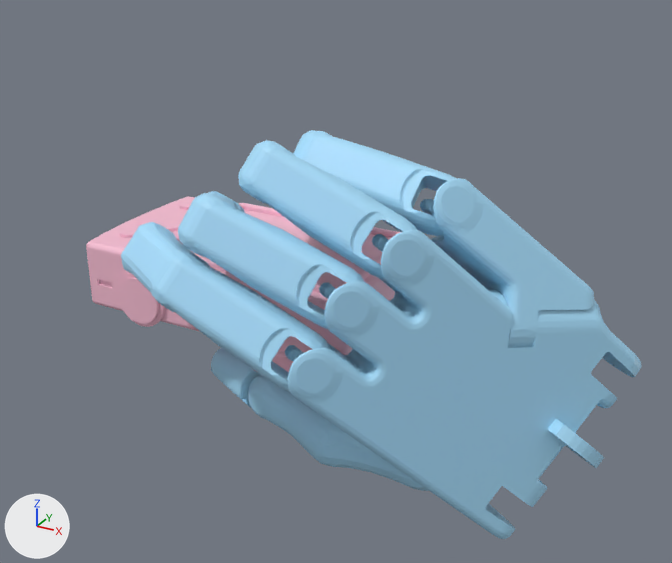
One commit to the glTF model static/data/3dmodel/ShadowHand/contactdb+camera/5.glb: the scene before it, then after it.
Before and after are seen from a 50 mm lens placed at (0.185, -0.275, 0.144), pointed at (0.034, -0.001, 0.007). The axes (+X, +Y, +Z) are drawn at lower left. The lights are the same throughout. Where no turn or scale is listed for an object, it has been applied to the vertices.

Names of what the first picture shows: 'geometry_0'.
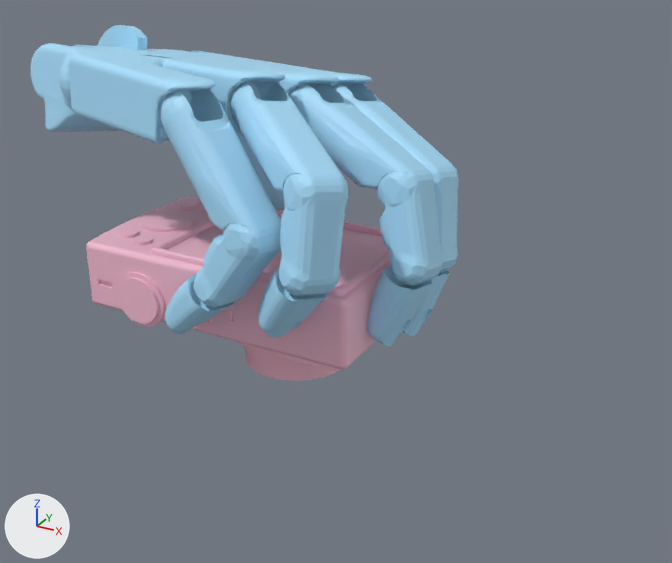
Patch to the scene script:
```diff
--- a/static/data/3dmodel/ShadowHand/contactdb+camera/5.glb.py
+++ b/static/data/3dmodel/ShadowHand/contactdb+camera/5.glb.py
@@ me_geometry_0 @@
-me_geometry_0.from_pydata(...)  # 27272 vertices, 54210 faces; spans x -0.06..0.141, y -0.074..0.039, z -0.071..0.068
+me_geometry_0.from_pydata(...)  # 27272 vertices, 54210 faces; spans x -0.094..0.077, y -0.054..0.061, z -0.04..0.088
+# me_geometry_0 part 1: the loose piece of 3477 vertices spanning x 0.047..0.141, y -0.073..0.035, z -0.071..0.048 is multiplied about its middle by the matrix ((-0.588, -0.65, 0.482), (-0.109, -0.526, -0.843), (0.801, -0.548, 0.239)), then moved by (-0.127, 0.035, 0.08)
+# me_geometry_0 part 2: the loose piece of 90 vertices spanning x 0.099..0.136, y -0.011..0.023, z -0.049..-0.021 is multiplied about its middle by the matrix ((-0.588, -0.65, 0.482), (-0.109, -0.526, -0.843), (0.801, -0.548, 0.239)), then moved by (-0.193, 0.014, 0.103)
+# me_geometry_0 part 3: the loose piece of 2386 vertices spanning x 0.078..0.125, y -0.016..0.039, z -0.065..0.004 is multiplied about its middle by the matrix ((-0.588, -0.65, 0.482), (-0.109, -0.526, -0.843), (0.801, -0.548, 0.239)), then moved by (-0.169, 0.003, 0.084)
+# me_geometry_0 part 4: the loose piece of 549 vertices spanning x 0.007..0.065, y -0.074..-0.051, z -0.002..0.036 is multiplied about its middle by the matrix ((-0.704, -0.583, 0.406), (-0.062, -0.519, -0.853), (0.708, -0.625, 0.328)), then moved by (0.008, 0.083, 0.039)
+# me_geometry_0 part 5: the loose piece of 224 vertices spanning x 0.023..0.042, y -0.023..0.015, z 0.031..0.066 is multiplied about its middle by the matrix ((-0.996, -0.03, -0.082), (0.077, -0.752, -0.654), (-0.042, -0.658, 0.752)), then moved by (0.033, 0.015, -0.015)
+# me_geometry_0 part 6: the loose piece of 2529 vertices spanning x 0.021..0.038, y 0.006..0.033, z 0.018..0.044 is multiplied about its middle by the matrix ((-0.903, -0.387, 0.189), (0.132, -0.668, -0.732), (0.41, -0.636, 0.654)), then moved by (0.033, -0.013, -0.025)
+# me_geometry_0 part 7: the loose piece of 224 vertices spanning x -0.016..0.024, y -0.074..-0.045, z 0.017..0.039 is multiplied about its middle by the matrix ((-0.586, -0.625, 0.517), (-0.134, -0.554, -0.822), (0.8, -0.55, 0.241)), then moved by (0.062, 0.054, 0.009)
+# me_geometry_0 part 8: the loose piece of 2529 vertices spanning x -0.01..0.012, y -0.037..-0.009, z 0.022..0.044 is multiplied about its middle by the matrix ((-0.705, -0.564, 0.43), (-0.091, -0.529, -0.844), (0.703, -0.634, 0.322)), then moved by (0.062, 0.011, -0.023)
+# me_geometry_0 part 9: the loose piece of 2529 vertices spanning x 0.008..0.027, y -0.017..0.011, z 0.03..0.054 is multiplied about its middle by the matrix ((-0.607, -0.784, 0.131), (0.116, -0.25, -0.961), (0.786, -0.569, 0.242)), then moved by (0.021, -0.038, -0.025)
+# me_geometry_0 part 10: the loose piece of 746 vertices spanning x 0.07..0.125, y -0.025..0.023, z -0.003..0.058 is multiplied about its middle by the matrix ((-0.624, -0.62, 0.476), (-0.013, -0.601, -0.799), (0.782, -0.505, 0.366)), then moved by (-0.126, -0.025, 0.046)
+# me_geometry_0 part 11: the loose piece of 207 vertices spanning x 0.034..0.095, y -0.036..-0.009, z -0.056..-0.027 is multiplied about its middle by the matrix ((-0.719, -0.541, 0.436), (0.12, -0.715, -0.689), (0.684, -0.443, 0.579)), then moved by (-0.09, 0.064, 0.082)
+# me_geometry_0 part 12: the loose piece of 633 vertices spanning x 0.005..0.056, y -0.031..0.0, z -0.056..-0.031 is multiplied about its middle by the matrix ((-0.267, -0.656, 0.706), (-0.475, -0.548, -0.689), (0.839, -0.519, -0.165)), then moved by (-0.043, 0.059, 0.053)
+# me_geometry_0 part 13: the loose piece of 2380 vertices spanning x -0.02..0.011, y -0.02..0.005, z -0.048..-0.029 is multiplied about its middle by the matrix ((-0.273, -0.654, 0.705), (-0.469, -0.55, -0.691), (0.84, -0.519, -0.157)), then moved by (-0.001, 0.059, 0.014)
+# me_geometry_0 part 14: 7 vertices moved within x -0.007..0.046, y -0.052..-0.006, z 0.001..0.067; 2075 vertices removed from x -0.001..0.087, y -0.067..-0.003, z 0.016..0.068; 4604 vertices added at x -0.011..0.07, y -0.054..0.014, z -0.007..0.081
 me_geometry_0.materials.append(mat_defaultmaterial)
```

Where the change shows, as pixel boxes [x1, y1, x2, y2] in the pictures (672 x 563 px; the box of a moved part takes in the faces that stretch with it):
'geometry_0', reshaped (23% narrower, 13% shorter)
    before: [86, 130, 641, 539]
    after: [31, 25, 459, 381]
part 1 of me_geometry_0, moved or reshaped
    before: [285, 230, 641, 539]
    after: [31, 43, 372, 134]
part 2 of me_geometry_0, moved or reshaped
    before: [548, 419, 604, 468]
    after: [97, 25, 147, 50]
part 3 of me_geometry_0, moved or reshaped (not visible before)
    after: [44, 93, 120, 132]
part 4 of me_geometry_0, moved or reshaped
    before: [162, 261, 331, 393]
    after: [332, 84, 449, 167]
part 5 of me_geometry_0, moved or reshaped
    before: [293, 130, 332, 161]
    after: [424, 162, 459, 272]
part 6 of me_geometry_0, moved or reshaped (not visible before)
    after: [402, 270, 449, 336]
part 7 of me_geometry_0, moved or reshaped
    before: [121, 222, 211, 312]
    after: [377, 167, 443, 285]
part 8 of me_geometry_0, moved or reshaped
    before: [235, 202, 245, 213]
    after: [367, 268, 432, 347]
part 9 of me_geometry_0, moved or reshaped (not visible before)
    after: [258, 267, 328, 338]
part 10 of me_geometry_0, moved or reshaped
    before: [420, 178, 594, 348]
    after: [67, 52, 217, 144]
part 11 of me_geometry_0, moved or reshaped
    before: [310, 423, 429, 491]
    after: [237, 134, 284, 204]
part 12 of me_geometry_0, moved or reshaped
    before: [248, 375, 336, 467]
    after: [262, 181, 285, 210]
part 13 of me_geometry_0, moved or reshaped (not visible afterwards)
    before: [211, 348, 261, 408]
part 14 of me_geometry_0, built on
    before: [178, 134, 456, 329]
    after: [161, 82, 425, 334]
